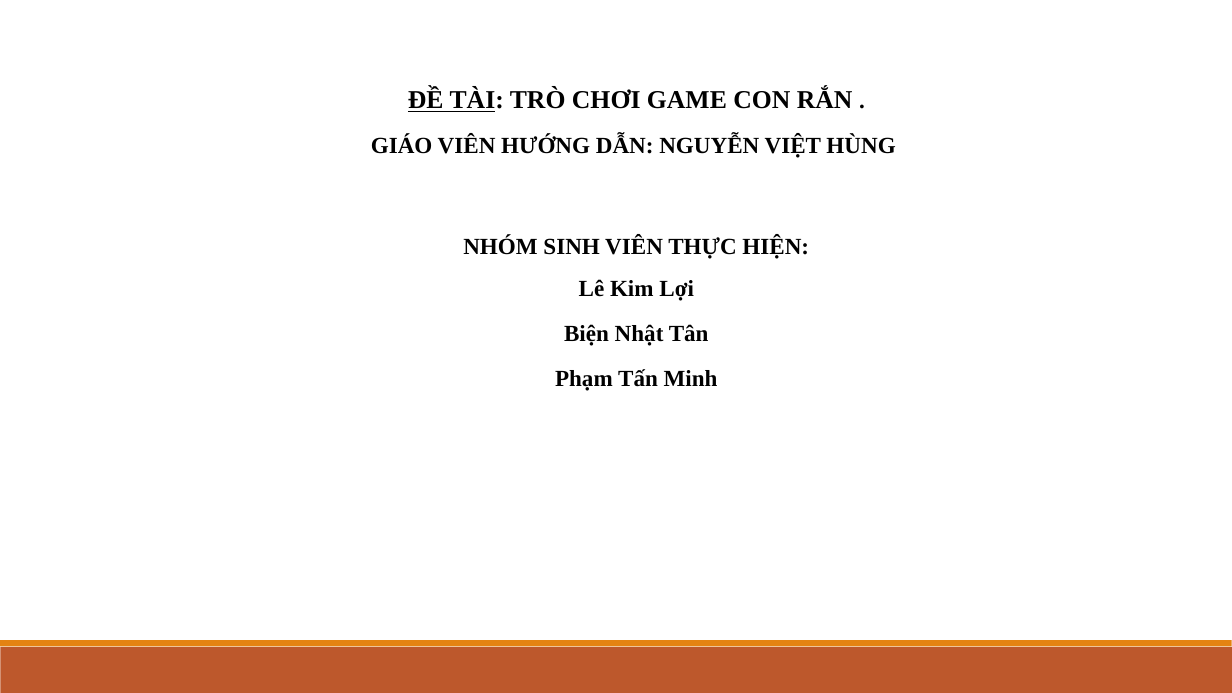
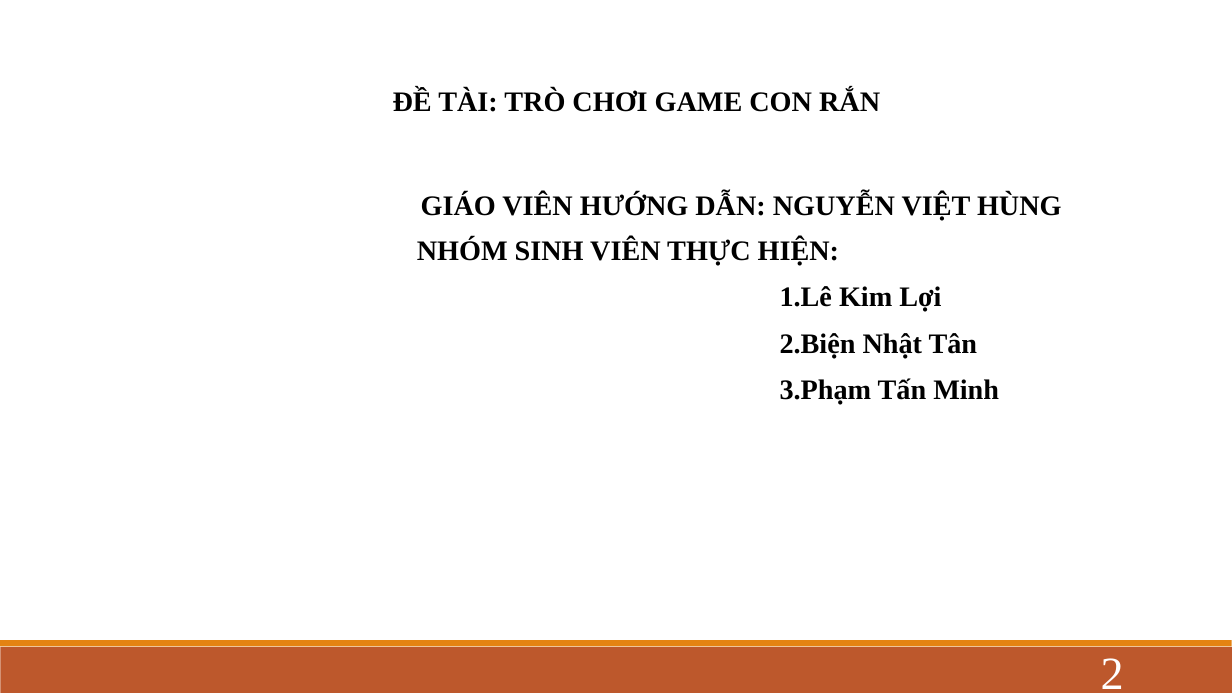
Before and after one commit to BaiCuoiKy/GameConRan, a slide deck: slide 2 of báo-cáo-game.pptx. Drawn at 1232x693 pixels with LibreOffice and Linux fonts; fonts in the diff are those of the drawing. Boxes give left, top, right and bottom in pixels: in the first picture for what was removed or moved away, otherwise in the second. Text is boxed around its words. In the diff, an @@ line names an element or a change of style, - is before the commit and + after.

```diff
--- a/báo-cáo-game.pptx
+++ b/báo-cáo-game.pptx
@@ text at (393, 89, 880, 112): text changed; size 20 to 22 pt @@
-ĐỀ TÀI: TRÒ CHƠI GAME CON RẮN .
+ĐỀ TÀI: TRÒ CHƠI GAME CON RẮN
@@ text "GIÁO VIÊN HƯỚNG DẪN: NGUYỄN ...": place and size @@
-text "GIÁO VIÊN HƯỚNG DẪN: NGUYỄN ..." at (371, 135, 895, 158)
+text "GIÁO VIÊN HƯỚNG DẪN: NGUYỄN ..." at (421, 194, 1062, 221)
@@ text "GIÁO VIÊN HƯỚNG DẪN: NGUYỄN ..." at (421, 194, 1062, 221): size 18 to 22 pt @@
@@ text "NHÓM SINH VIÊN THỰC HIỆN:": place and size @@
-text "NHÓM SINH VIÊN THỰC HIỆN:" at (463, 236, 809, 391)
+text "NHÓM SINH VIÊN THỰC HIỆN:" at (417, 238, 999, 404)
@@ text "NHÓM SINH VIÊN THỰC HIỆN:" at (417, 238, 999, 404): size 18 to 22 pt; alignment centre to left; bullet none to 1.; line spacing 1.15 to 1.07; less space between paragraphs @@
@@ page number added at (1101, 658, 1124, 689), 36 pt, text #FFFFFF @@
+2
```
Also in this commit, not shown: 9 other slides changed, 1 slide added.
